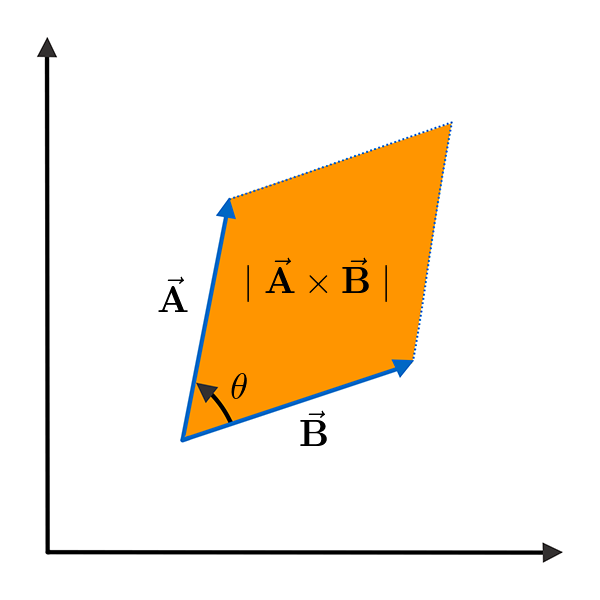
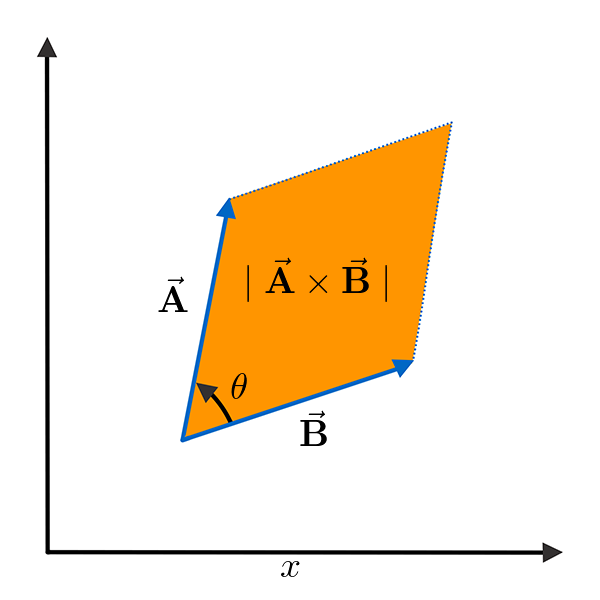
Layered file, before and after one edit (600x600). Changes by layer:
added layer "Layer 5" above "Layer 4" over (281, 561, 300, 577)
